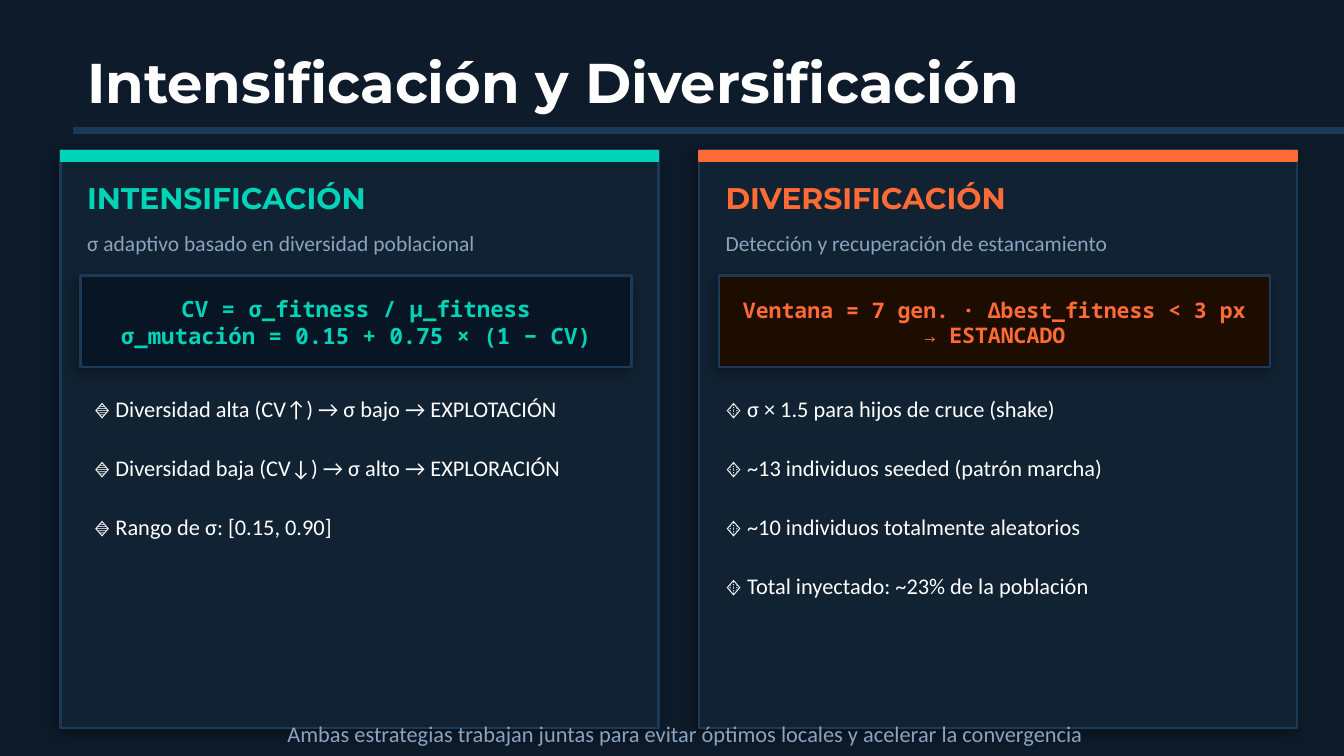
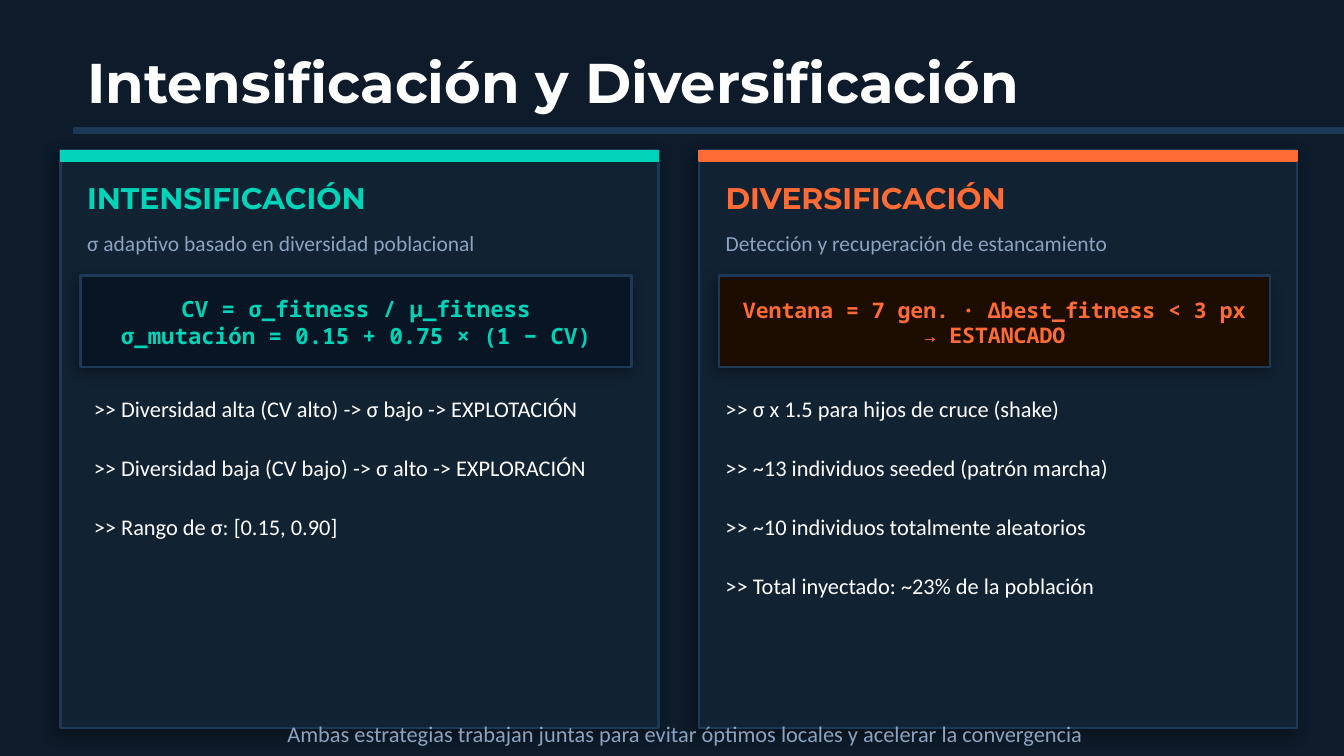
Before and after one commit to LeandroES/BipedalWalkerGeneticAlgorithm-parcial, a slide deck: slide 6 of BipedalWalker_AlgoritmoGenetico.pptx. Drawn at 1344x756 pixels with LibreOffice and Linux fonts; fonts in the diff are those of the drawing. Boxes give left, top, right and bottom in pixels: in the first picture for what was removed or moved away, otherwise in the second. Text is boxed around its words. In the diff, an @@ line names an element or a change of style, - is before the commit and + after.

```diff
--- a/BipedalWalker_AlgoritmoGenetico.pptx
+++ b/BipedalWalker_AlgoritmoGenetico.pptx
@@ text at box(121, 398, 577, 421): text changed @@
-🔹 Diversidad alta (CV↑) → σ bajo → EXPLOTACIÓN
+>> Diversidad alta (CV alto) -> σ bajo -> EXPLOTACIÓN
@@ text at box(753, 401, 1059, 421): text changed @@
-🔸 σ × 1.5 para hijos de cruce (shake)
+>> σ x 1.5 para hijos de cruce (shake)
@@ text at box(121, 457, 585, 480): text changed @@
-🔹 Diversidad baja (CV↓) → σ alto → EXPLORACIÓN
+>> Diversidad baja (CV bajo) -> σ alto -> EXPLORACIÓN
@@ text at box(753, 460, 1108, 480): text changed @@
-🔸 ~13 individuos seeded (patrón marcha)
+>> ~13 individuos seeded (patrón marcha)
@@ text at box(121, 518, 337, 539): text changed @@
-🔹 Rango de σ: [0.15, 0.90]
+>> Rango de σ: [0.15, 0.90]
@@ text at box(753, 519, 1086, 535): text changed @@
-🔸 ~10 individuos totalmente aleatorios
+>> ~10 individuos totalmente aleatorios
@@ text at box(753, 578, 1094, 598): text changed @@
-🔸 Total inyectado: ~23% de la población
+>> Total inyectado: ~23% de la población
```
Also in this commit, not shown: 4 other slides changed.
